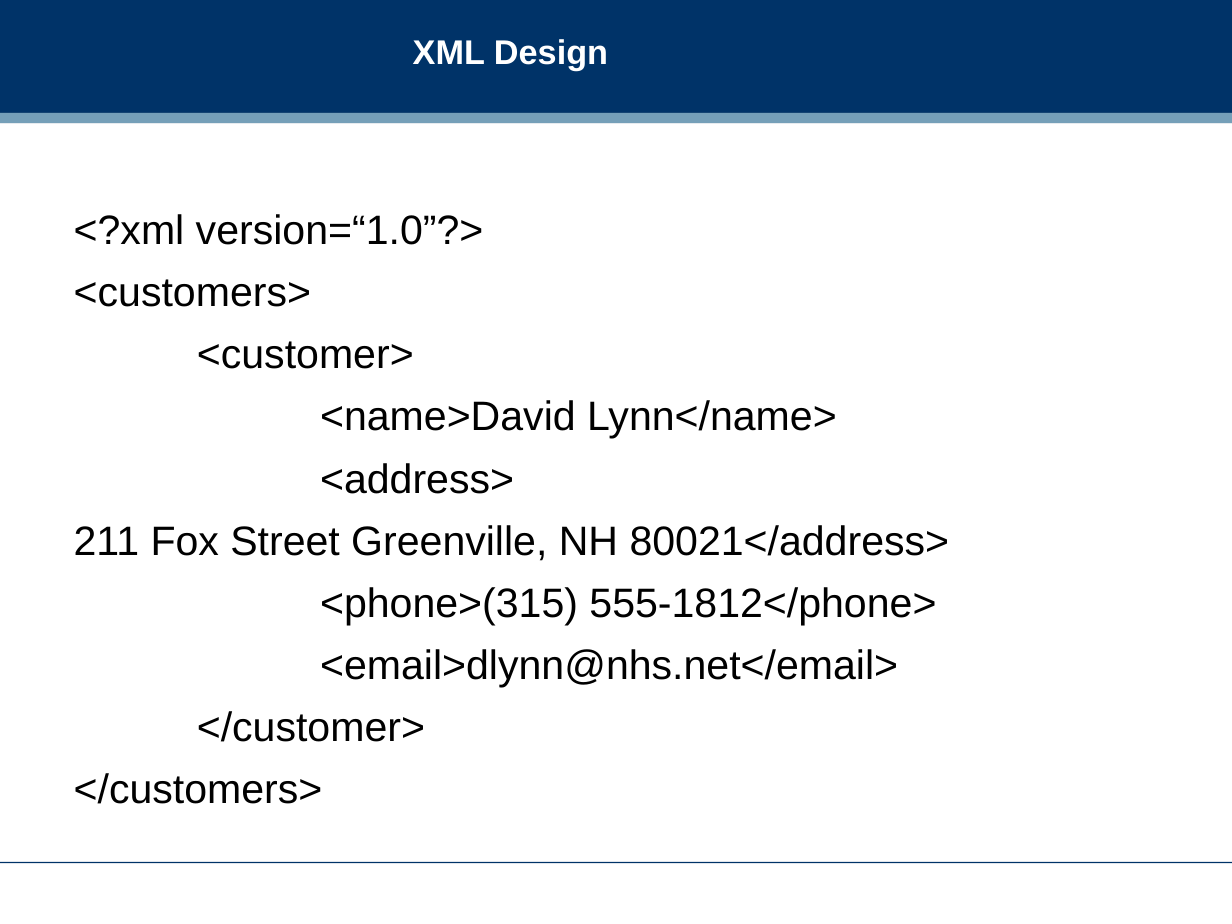
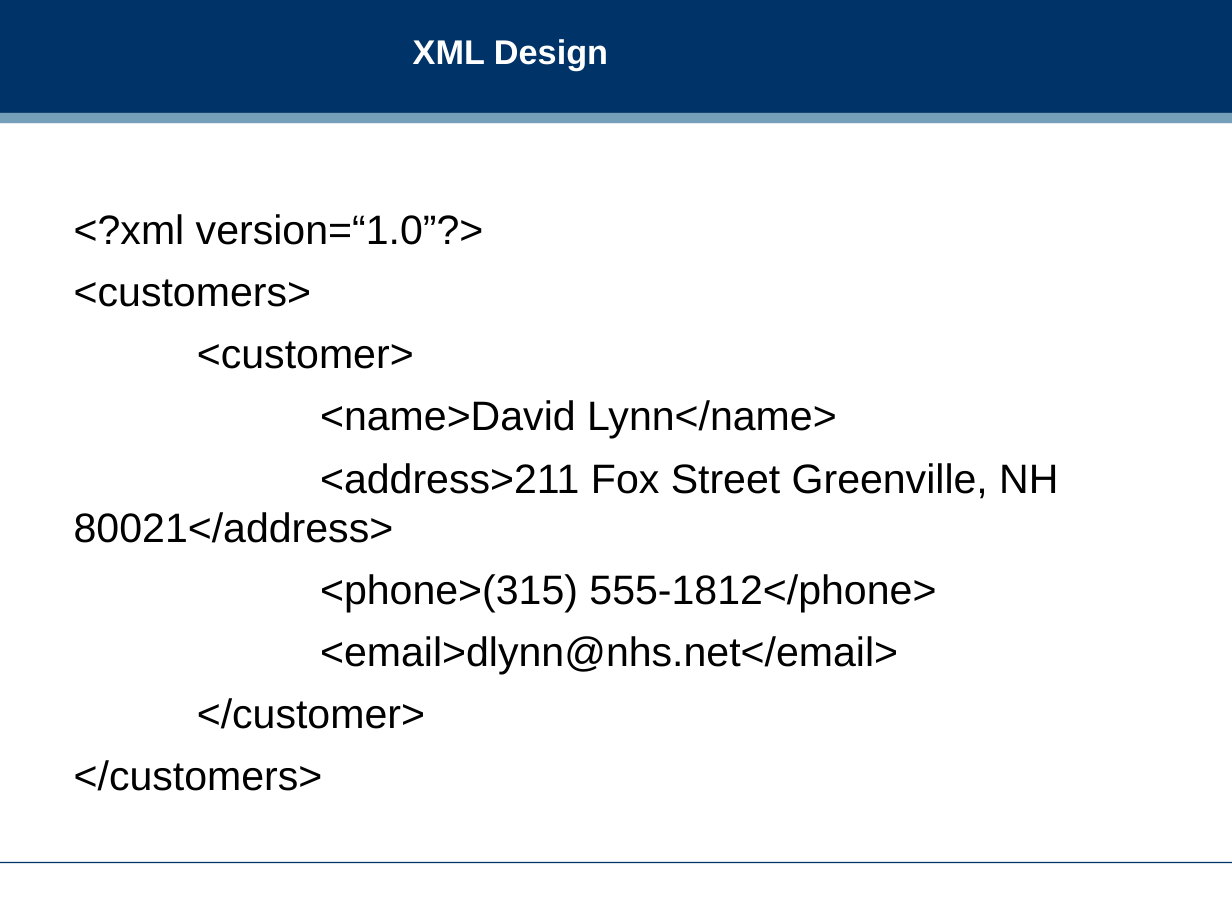
Before and after one commit to dreamind/ix, a slide deck: slide 18 of lectures/representing-data/xml.ppt (slide 16 before the commit). Drawn at 1232x924 pixels with LibreOffice and Linux fonts; fonts in the diff are those of the drawing; background and template pictures are left out. Boxes give left, top, right and bottom in pixels: in the first picture for what was removed or moved away, otherwise in the second. Text is boxed around its words. In the diff, an @@ line names an element or a change of style, - is before the commit and + after.

```diff
--- a/lectures/representing-data/xml.ppt
+++ b/lectures/representing-data/xml.ppt
@@ text at (74,463,1058,543): text changed @@
-<address>
-211 Fox Street Greenville, NH 80021</address>
+<address>211 Fox Street Greenville, NH 80021</address>
```
Also in this commit, not shown: 9 other slides changed, 4 slides added, 2 slides removed.
